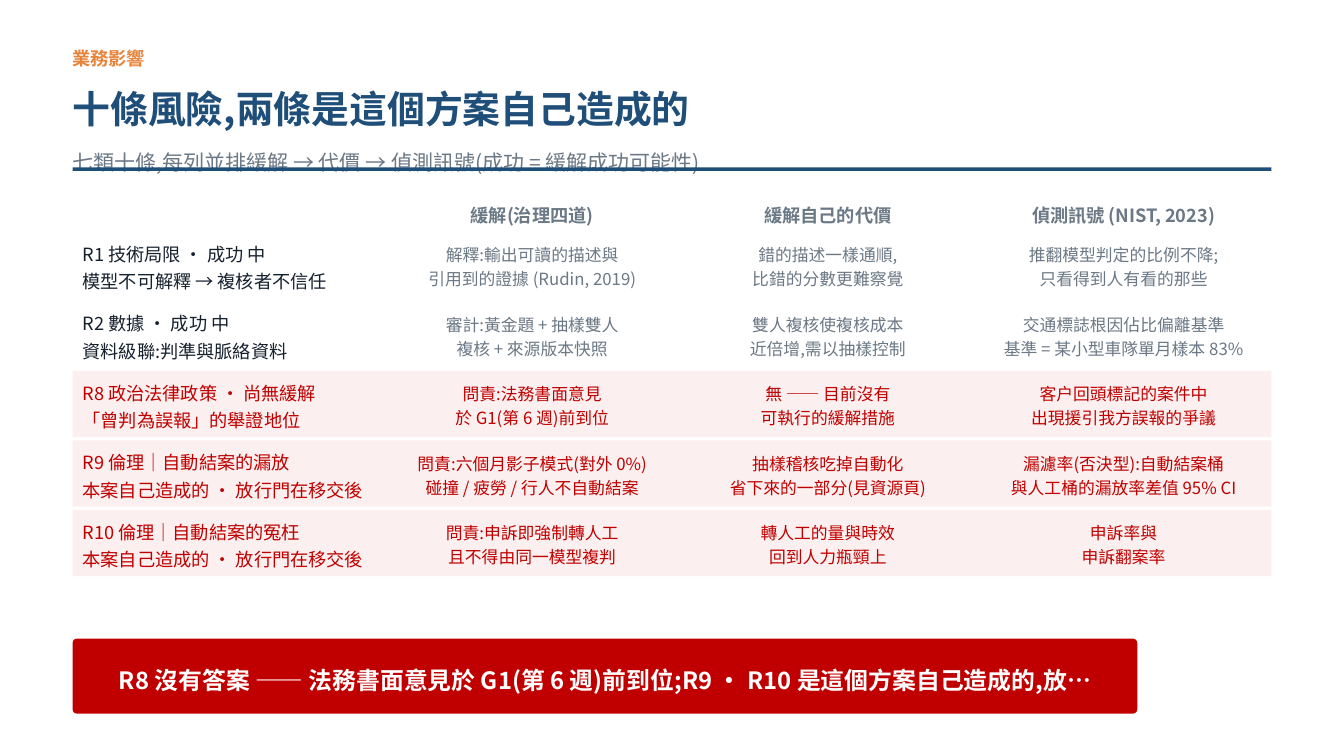
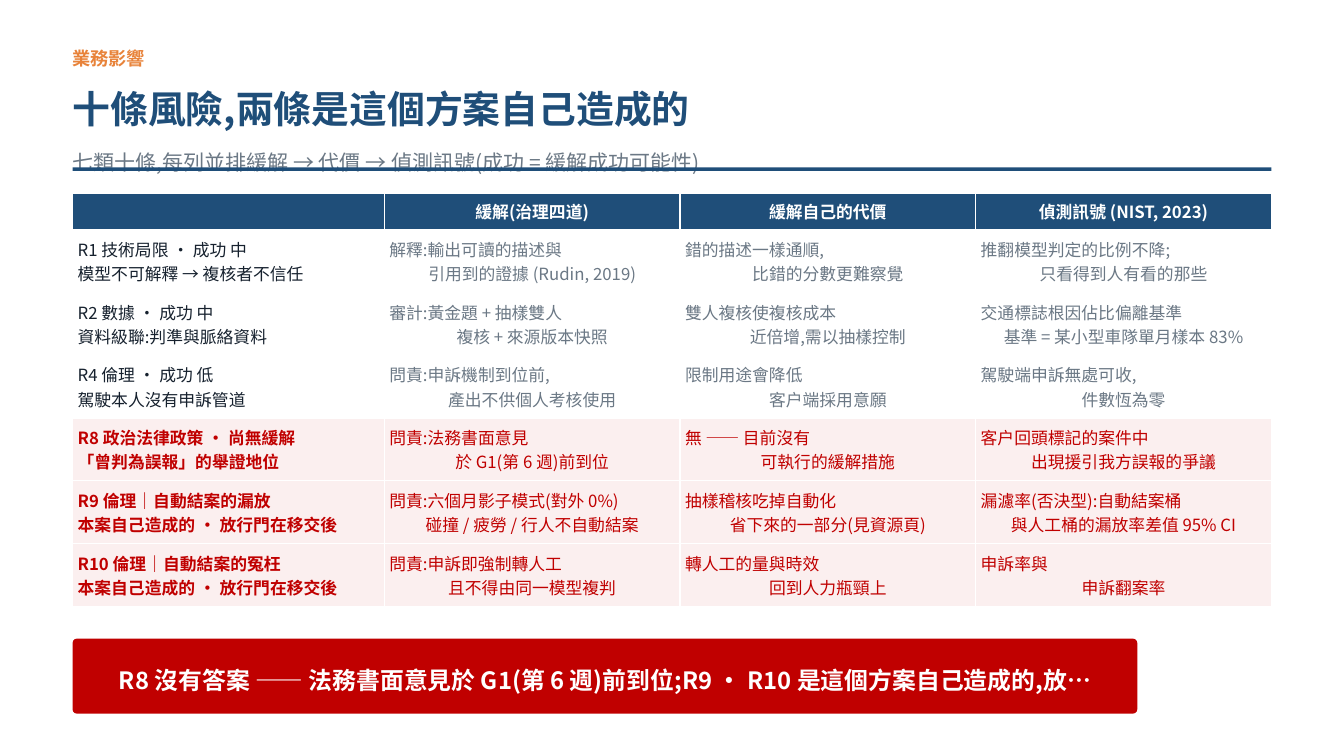
Before and after one commit to pokai-huang0828/UTS_workspace, a slide deck: slide 7 of Artificial Intelligence for Enterprises/Assessment3/Huang_26254793_421104_Assessment 3.pptx. Drawn at 1344x756 pixels with LibreOffice and Linux fonts; fonts in the diff are those of the drawing. Boxes give left, top, right and bottom in pixels: in the first picture for what was removed or moved away, otherwise in the second. Text is boxed around its words. In the diff, an @@ line names an element or a change of style, - is before the commit and + after.

```diff
--- a/Artificial Intelligence for Enterprises/Assessment3/Huang_26254793_421104_Assessment 3.pptx
+++ b/Artificial Intelligence for Enterprises/Assessment3/Huang_26254793_421104_Assessment 3.pptx
@@ table added at (x1=73, y1=194, x2=1270, y2=606), 7 rows, 4 columns @@
+ | 緩解(治理四道) | 緩解自己的代價 | 偵測訊號 (NIST, 2023)
+R1 技術局限 · 成功 中 模型不可解釋 → 複核者不信任 | 解釋:輸出可讀的描述與 引用到的證據 (Rudin, 2019) | 錯的描述一樣通順, 比錯的分數更難察覺 | 推翻模型判定的比例不降; 只看得到人有看的那些
+R2 數據 · 成功 中 資料級聯:判準與脈絡資料 | 審計:黃金題 + 抽樣雙人 複核 + 來源版本快照 | 雙人複核使複核成本 近倍增,需以抽樣控制 | 交通標誌根因佔比偏離基準 基準 = 某小型車隊單月樣本 83%
+R4 倫理 · 成功 低 駕駛本人沒有申訴管道 | 問責:申訴機制到位前, 產出不供個人考核使用 | 限制用途會降低 客戶端採用意願 | 駕駛端申訴無處可收, 件數恆為零
+R8 政治法律政策 · 尚無緩解 「曾判為誤報」的舉證地位 | 問責:法務書面意見 於 G1(第 6 週)前到位 | 無 —— 目前沒有 可執行的緩解措施 | 客戶回頭標記的案件中 出現援引我方誤報的爭議
+R9 倫理｜自動結案的漏放 本案自己造成的 · 放行門在移交後 | 問責:六個月影子模式(對外 0%) 碰撞 / 疲勞 / 行人不自動結案 | 抽樣稽核吃掉自動化 省下來的一部分(見資源頁) | 漏濾率(否決型):自動結案桶 與人工桶的漏放率差值 95% CI
+R10 倫理｜自動結案的冤枉 本案自己造成的 · 放行門在移交後 | 問責:申訴即強制轉人工 且不得由同一模型複判 | 轉人工的量與時效 回到人力瓶頸上 | 申訴率與 申訴翻案率
@@ text removed at (x1=471, y1=206, x2=594, y2=226) @@
-緩解(治理四道)
@@ text removed at (x1=764, y1=206, x2=891, y2=224) @@
-緩解自己的代價
@@ text removed at (x1=1032, y1=206, x2=1215, y2=226) @@
-偵測訊號 (NIST, 2023)
@@ text removed at (x1=83, y1=245, x2=327, y2=290) @@
-R1 技術局限 · 成功 中
-模型不可解釋 → 複核者不信任
@@ text removed at (x1=428, y1=247, x2=636, y2=288) @@
-解釋:輸出可讀的描述與
-引用到的證據 (Rudin, 2019)
@@ text removed at (x1=752, y1=247, x2=903, y2=287) @@
-錯的描述一樣通順,
-比錯的分數更難察覺
@@ text removed at (x1=1029, y1=247, x2=1218, y2=287) @@
-推翻模型判定的比例不降;
-只看得到人有看的那些
@@ text removed at (x1=83, y1=314, x2=288, y2=360) @@
-R2 數據 · 成功 中
-資料級聯:判準與脈絡資料
@@ text removed at (x1=446, y1=317, x2=618, y2=357) @@
-審計:黃金題 + 抽樣雙人
-複核 + 來源版本快照
@@ text removed at (x1=750, y1=317, x2=906, y2=358) @@
-雙人複核使複核成本
-近倍增,需以抽樣控制
@@ text removed at (x1=1004, y1=317, x2=1243, y2=357) @@
-交通標誌根因佔比偏離基準
-基準 = 某小型車隊單月樣本 83%
@@ rectangle removed at (x1=73, y1=371, x2=1271, y2=438) @@
@@ text removed at (x1=83, y1=384, x2=316, y2=429) @@
-R8 政治法律政策 · 尚無緩解
-「曾判為誤報」的舉證地位
@@ text removed at (x1=455, y1=386, x2=609, y2=427) @@
-問責:法務書面意見
-於 G1(第 6 週)前到位
@@ text removed at (x1=761, y1=386, x2=895, y2=426) @@
-無 —— 目前沒有
-可執行的緩解措施
@@ text removed at (x1=1031, y1=386, x2=1216, y2=426) @@
-客戶回頭標記的案件中
-出現援引我方誤報的爭議
@@ rectangle removed at (x1=73, y1=441, x2=1271, y2=507) @@
@@ text removed at (x1=83, y1=453, x2=363, y2=499) @@
-R9 倫理｜自動結案的漏放
-本案自己造成的 · 放行門在移交後
@@ text removed at (x1=417, y1=456, x2=646, y2=496) @@
-問責:六個月影子模式(對外 0%)
-碰撞 / 疲勞 / 行人不自動結案
@@ text removed at (x1=730, y1=456, x2=926, y2=497) @@
-抽樣稽核吃掉自動化
-省下來的一部分(見資源頁)
@@ text removed at (x1=1011, y1=456, x2=1237, y2=496) @@
-漏濾率(否決型):自動結案桶
-與人工桶的漏放率差值 95% CI
@@ rectangle removed at (x1=73, y1=510, x2=1271, y2=577) @@
@@ text removed at (x1=83, y1=523, x2=363, y2=568) @@
-R10 倫理｜自動結案的冤枉
-本案自己造成的 · 放行門在移交後
@@ text removed at (x1=446, y1=525, x2=619, y2=565) @@
-問責:申訴即強制轉人工
-且不得由同一模型複判
@@ text removed at (x1=761, y1=525, x2=895, y2=565) @@
-轉人工的量與時效
-回到人力瓶頸上
@@ text removed at (x1=1082, y1=525, x2=1166, y2=565) @@
-申訴率與
-申訴翻案率
```
Also in this commit, not shown: 7 other slides changed, 2 other files.
